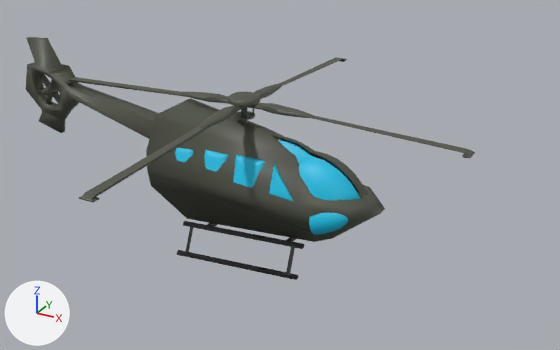
The Blender file NPCs/Helicopters/copter_001.blend, before and after one commit.
The view is the same before and after, from a 50 mm camera at (1.74, -3.35, 2.09) aimed at (-0.13, 0.05, 0.39). The lights are fixed; the arrows at lower left show +X, +Y and +Z.

In view in the first picture: 'Copter', 'Copter_Propeller-Back', 'Copter_Propeller-Top', 'Copter_Windows'.
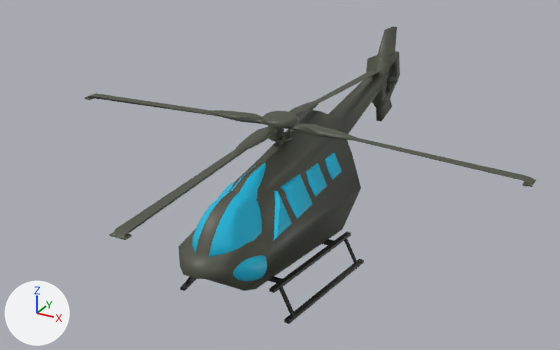
Where the newer file only moved an object's origin or applied its transform, the numbers keep the older frame.

Scene script edits in JSON lines:
```json
{"block": "me_cube", "where": "me_cube.from_pydata(...)  # 768 vertices, 197 faces; spans x -1.89..0.49, y -0.38..0.4, z 0.0..0.97"}
{"block": "me_cube", "where": "# used by ob_copter; location = (0.0, 0.0, 0.0)"}
{"block": "me_cube", "change": "me_cube part 1: the whole mesh is turned -90 degrees about the z axis through its middle, then moved by (0.7, 0.19, 0.0)"}
{"block": "me_cube_001", "where": "me_cube_001.from_pydata(...)  # 176 vertices, 146 faces; spans x -0.468..0.47, y -0.325..0.339, z -0.418..0.418"}
{"block": "me_cube_001", "where": "# used by ob_copter_propeller_back; location = (0.0, 0.0, 0.0); delta_location = (-1.711, 0.00654, 0.648); delta_rotation_euler = (3.142, -12.52, -3.142); delta_scale = (0.255, 0.255, 0.255)"}
{"block": "me_cube_001", "change": "me_cube_001 part 2: the whole mesh is multiplied about its middle by the matrix ((0.002, -0.999, 0.048), (0.999, 0.0, -0.048), (0.048, 0.048, 0.998)), then moved by (-6.701, 4.686, 0.32)"}
{"block": "me_cube_007", "where": "me_cube_007.from_pydata(...)  # 1338 vertices, 1154 faces; spans x -0.705..0.411, y -0.192..0.234, z 0.135..0.628"}
{"block": "me_cube_007", "where": "# used by ob_copter_windows; location = (0.0, 0.0, 0.0)"}
{"block": "me_cube_007", "change": "me_cube_007 part 3: the whole mesh is turned -90 degrees about the z axis through its middle, then moved by (0.162, -0.38, 0.016)"}
{"op": "set", "path": "ob_copter_propeller_top.location", "old": "(0.0, 0.0, 0.0227)", "new": "(0.0, 0.0, 0.0)"}
{"op": "set", "path": "ob_copter_propeller_top.delta_location", "old": "(-0.323, 0.00298, 0.654)", "new": "(-0.00278, -0.183, 0.676)"}
```

Where the change shows, as pixel boxes [x1, y1, x2, y2] in the pictures (560 x 350 px):
```json
{"object": "Copter", "change": "mesh turned", "before": [26, 37, 385, 280], "after": [178, 26, 400, 324]}
{"object": "Copter_Propeller-Top", "change": "moved", "before": [65, 57, 475, 202], "after": [85, 71, 536, 240]}
{"object": "Copter_Windows", "change": "mesh turned", "before": [175, 140, 360, 235], "after": [192, 153, 342, 281]}
{"object": "Copter_Propeller-Back", "change": "reshaped", "before": [37, 74, 60, 104], "after": [386, 64, 398, 91]}
```
